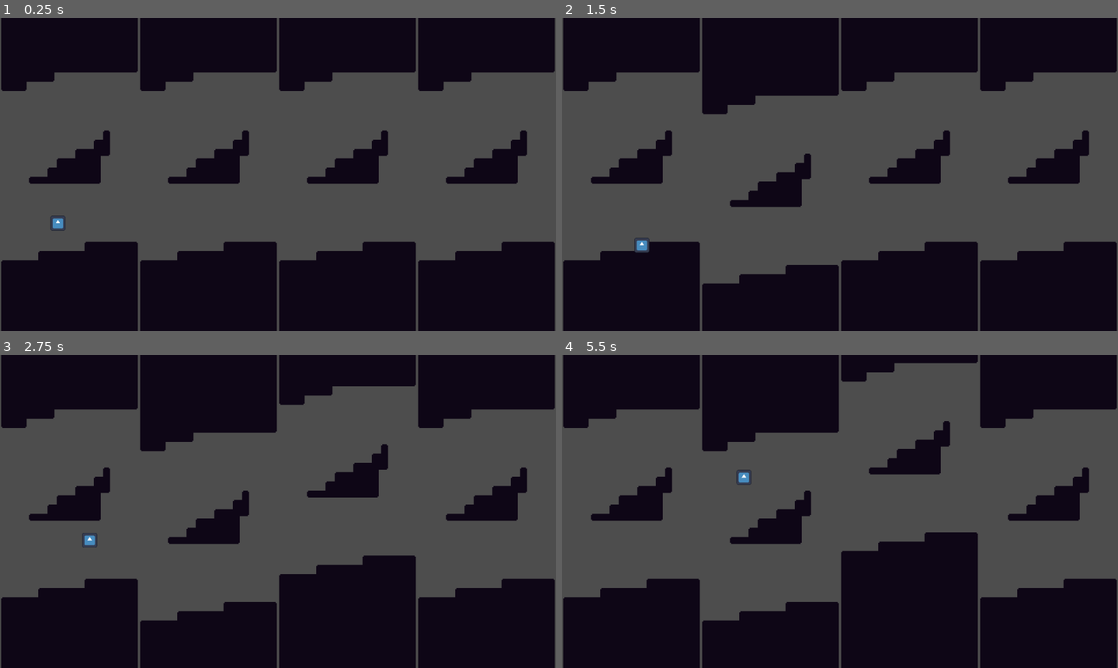
Above: before the commit, frames 1-4 (two rows, left to right).
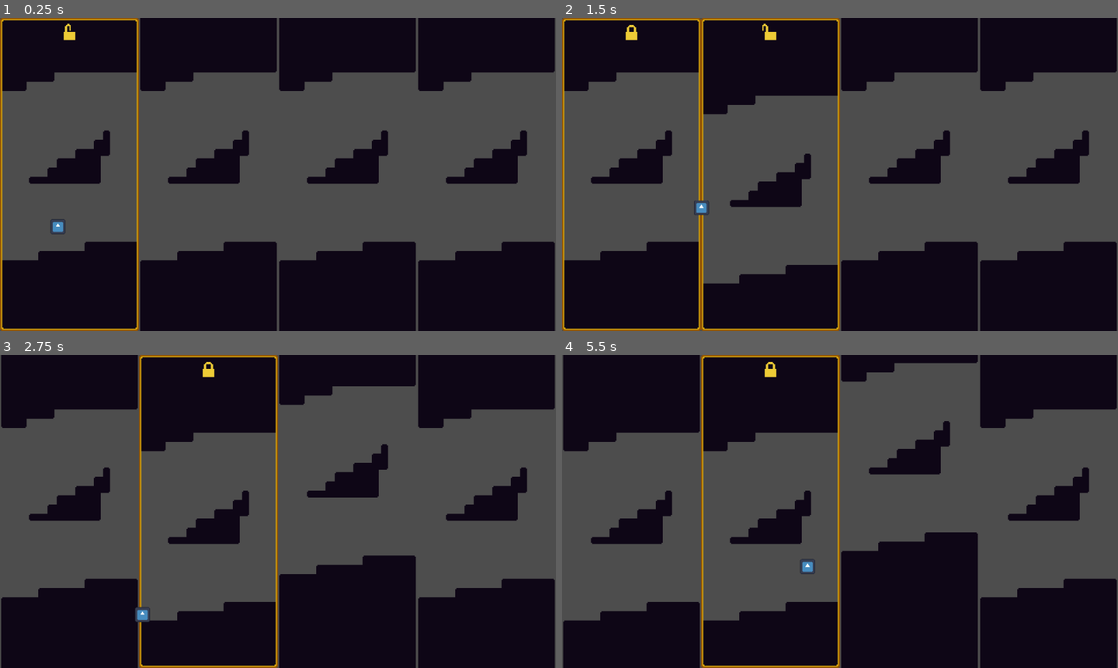
Above: after the commit, the same moments.

Repository: Cheatcode-to-Joy/Tody
Game: Godot game, scene res://scenes/levels/base_level.tscn
Same seed, same stepped clock (60 frames per second), same inputs: the game is played once before the commit and once after it. This scene is started directly instead of the project's main scene. The engine's default icon, where the game draws it, is replaced by a stand-in: a white triangle on a blue panel in a dark square.
Inputs (mouse positions are in pixels of both pictures, inside the frame that each line leads up to):
- Up to frame 1 (0.25 s): no input
- Up to frame 2 (1.5 s): move the mouse to (628, 174) at 0.52 s; hold D (move_right) from 0.53 s (still down); tap Mouse wheel down (scroll_down) at 0.6 s; click (628, 174) at 0.67 s; tap Space (jump) at 0.77 s; move the mouse to (773, 174) at 1.27 s; tap Mouse wheel up (scroll_up) at 1.35 s; click (773, 174) at 1.42 s
- Up to frame 3 (2.75 s): tap Space (jump) at 1.52 s; move the mouse to (344, 511) at 2.02 s; release D (move_right) at 2.03 s; hold A (move_left) from 2.03 s (still down); tap Mouse wheel down (scroll_down) at 2.1 s; click (344, 511) at 2.17 s
- Up to frame 4 (5.5 s): move the mouse to (1051, 511) at 2.77 s; release A (move_left) at 2.78 s; hold D (move_right) 2.78-4.28 s; tap Mouse wheel up (scroll_up) at 2.85, 4.35 s; click (1051, 511) at 2.92 s; tap Space (jump) at 3.02, 3.77, 4.52 s; move the mouse to (1006, 558) at 3.52 s; tap Mouse wheel down (scroll_down) at 3.6, 5.1 s; move the mouse to (673, 464) at 4.27 s; hold A (move_left) 4.28-5.03 s; move the mouse to (867, 511) at 5.02 s; hold D (move_right) from 5.03 s (still down); click (867, 511) at 5.17 s

The runs differ from the first frame. In frame 1, 1.6% of the frame differs, in the area x 0-25%, y 0-100%; in frame 2, 3.1%; in frame 3, 1.7%; in frame 4, 7.1%, in the area x 0-50%, y 0-100%.

Commit message:
locking visuals wip

Diff:
--- a/project.godot
+++ b/project.godot
@@ -20,6 +20,7 @@
 
 window/size/viewport_width=960
 window/size/viewport_height=540
+window/size/mode=3
 window/stretch/mode="viewport"
 window/stretch/scale_mode="integer"
 
--- a/scenes/levels/level_slice.gd
+++ b/scenes/levels/level_slice.gd
@@ -6,14 +6,17 @@
 @export var movable_space: Node2D
 var scroll_tween: Tween = null
 
+@export var lock_animator: AnimationPlayer
 var lock_enabled: bool = false
 
 func toggle_lock(new_enabled: bool) -> void:
 	if (lock_enabled && !new_enabled):
-		lock_enabled = false ## TODO: add animations here
+		lock_enabled = false
+		lock_animator.play("unlock")
 		return
 	if (!lock_enabled && new_enabled):
-		lock_enabled = true ## TODO: add animations here
+		lock_enabled = true
+		lock_animator.play("lock")
 		if scroll_tween: scroll_tween.kill()
 		return
 
--- a/scenes/levels/level_slice.tscn
+++ b/scenes/levels/level_slice.tscn
@@ -2,12 +2,113 @@
 
 [ext_resource type="TileSet" uid="uid://bcfmgx883d77o" path="res://resources/tile_sets/foreground_tile_set.tres" id="1_5f2gl"]
 [ext_resource type="Script" uid="uid://bgv08t3tjgs5s" path="res://scenes/levels/level_slice.gd" id="1_bt8eo"]
+[ext_resource type="Texture2D" uid="uid://csrrpkul5b6y" path="res://assets/user_interface/game_hud/game_hud.png" id="3_savel"]
 
 [sub_resource type="RectangleShape2D" id="RectangleShape2D_bt8eo"]
 
-[node name="LevelSlice" type="Node2D" unique_id=328838689 node_paths=PackedStringArray("movable_space")]
+[sub_resource type="AtlasTexture" id="AtlasTexture_6qann"]
+atlas = ExtResource("3_savel")
+region = Rect2(0, 32, 32, 32)
+
+[sub_resource type="AtlasTexture" id="AtlasTexture_g5mvq"]
+resource_local_to_scene = true
+atlas = ExtResource("3_savel")
+region = Rect2(0, 0, 32, 32)
+
+[sub_resource type="Animation" id="Animation_savel"]
+length = 0.001
+tracks/0/type = "value"
+tracks/0/imported = false
+tracks/0/enabled = true
+tracks/0/path = NodePath("LockBorder:modulate")
+tracks/0/interp = 1
+tracks/0/loop_wrap = true
+tracks/0/keys = {
+"times": PackedFloat32Array(0),
+"transitions": PackedFloat32Array(1),
+"update": 0,
+"values": [Color(1, 1, 1, 0)]
+}
+tracks/1/type = "value"
+tracks/1/imported = false
+tracks/1/enabled = true
+tracks/1/path = NodePath("LockBorder/LockIcon:texture:region")
+tracks/1/interp = 1
+tracks/1/loop_wrap = true
+tracks/1/keys = {
+"times": PackedFloat32Array(0),
+"transitions": PackedFloat32Array(1),
+"update": 0,
+"values": [Rect2(0, 0, 32, 32)]
+}
+
+[sub_resource type="Animation" id="Animation_6qann"]
+resource_name = "lock"
+length = 0.39999999999999997
+tracks/0/type = "value"
+tracks/0/imported = false
+tracks/0/enabled = true
+tracks/0/path = NodePath("LockBorder:modulate")
+tracks/0/interp = 1
+tracks/0/loop_wrap = true
+tracks/0/keys = {
+"times": PackedFloat32Array(0),
+"transitions": PackedFloat32Array(1),
+"update": 0,
+"values": [Color(1, 1, 1, 1)]
+}
+tracks/1/type = "value"
+tracks/1/imported = false
+tracks/1/enabled = true
+tracks/1/path = NodePath("LockBorder/LockIcon:texture:region")
+tracks/1/interp = 1
+tracks/1/loop_wrap = true
+tracks/1/keys = {
+"times": PackedFloat32Array(0, 0.08, 0.16, 0.24, 0.32, 0.4),
+"transitions": PackedFloat32Array(1, 1, 1, 1, 1, 1),
+"update": 1,
+"values": [Rect2(160, 0, 32, 32), Rect2(128, 0, 32, 32), Rect2(96, 0, 32, 32), Rect2(64, 0, 32, 32), Rect2(32, 0, 32, 32), Rect2(0, 0, 32, 32)]
+}
+
+[sub_resource type="Animation" id="Animation_g5mvq"]
+resource_name = "unlock"
+length = 0.39999999999999997
+tracks/0/type = "value"
+tracks/0/imported = false
+tracks/0/enabled = true
+tracks/0/path = NodePath("LockBorder:modulate")
+tracks/0/interp = 1
+tracks/0/loop_wrap = true
+tracks/0/keys = {
+"times": PackedFloat32Array(0.4),
+"transitions": PackedFloat32Array(1),
+"update": 0,
+"values": [Color(1, 1, 1, 0)]
+}
+tracks/1/type = "value"
+tracks/1/imported = false
+tracks/1/enabled = true
+tracks/1/path = NodePath("LockBorder/LockIcon:texture:region")
+tracks/1/interp = 1
+tracks/1/loop_wrap = true
+tracks/1/keys = {
+"times": PackedFloat32Array(0, 0.08, 0.16, 0.24, 0.32, 0.4),
+"transitions": PackedFloat32Array(1, 1, 1, 1, 1, 1),
+"update": 1,
+"values": [Rect2(0, 0, 32, 32), Rect2(32, 0, 32, 32), Rect2(64, 0, 32, 32), Rect2(96, 0, 32, 32), Rect2(128, 0, 32, 32), Rect2(160, 0, 32, 32)]
+}
+
+[sub_resource type="AnimationLibrary" id="AnimationLibrary_g5mvq"]
+_data = {
+&"RESET": SubResource("Animation_savel"),
+&"lock": SubResource("Animation_6qann"),
+&"unlock": SubResource("Animation_g5mvq")
+}
+
+[node name="LevelSlice" type="Node2D" unique_id=328838689 node_paths=PackedStringArray("movable_space", "lock_animator")]
 script = ExtResource("1_bt8eo")
 movable_space = NodePath("MovableSpace")
+lock_animator = NodePath("LockAnimator")
 
 [node name="MovableSpace" type="Node2D" parent="." unique_id=1444613658]
 
@@ -27,6 +128,28 @@
 [node name="SliceShape" type="CollisionShape2D" parent="SliceArea" unique_id=2141917400]
 shape = SubResource("RectangleShape2D_bt8eo")
 
+[node name="LockBorder" type="NinePatchRect" parent="." unique_id=150059450]
+modulate = Color(1, 1, 1, 0)
+offset_right = 240.0
+offset_bottom = 540.0
+texture = SubResource("AtlasTexture_6qann")
+patch_margin_left = 16
+patch_margin_top = 16
+patch_margin_right = 16
+patch_margin_bottom = 16
+
+[node name="LockIcon" type="TextureRect" parent="LockBorder" unique_id=430459456]
+layout_mode = 0
+offset_left = 104.0
+offset_top = 8.0
+offset_right = 136.0
+offset_bottom = 40.0
+texture = SubResource("AtlasTexture_g5mvq")
+stretch_mode = 5
+
+[node name="LockAnimator" type="AnimationPlayer" parent="." unique_id=636145478]
+libraries/ = SubResource("AnimationLibrary_g5mvq")
+
 [connection signal="body_entered" from="SliceArea" to="." method="_on_slice_area_body_entered"]
 [connection signal="body_exited" from="SliceArea" to="." method="_on_slice_area_body_exited"]
 [connection signal="input_event" from="SliceArea" to="." method="_on_slice_area_input_event"]
--- a/scenes/player/player_character.gd
+++ b/scenes/player/player_character.gd
@@ -1,11 +1,11 @@
 extends CharacterBody2D
 
-const RUN_SPEED = 100.0
+const RUN_SPEED = 10000.0
 const JUMP_STRENGTH = 200.0
-const GRAVITY_STRENGTH = 120.0
+const GRAVITY_STRENGTH = 300.0
 
 func _physics_process(delta: float) -> void:
-	velocity.x += (Input.get_action_strength("move_right") - Input.get_action_strength("move_left")) * delta * RUN_SPEED
+	velocity.x = (Input.get_action_strength("move_right") - Input.get_action_strength("move_left")) * delta * RUN_SPEED
 
 	if Input.is_action_just_pressed("jump") && is_on_floor() : velocity.y -= JUMP_STRENGTH
 	velocity.y += GRAVITY_STRENGTH * delta
Binary file added: assets/user_interface/game_hud/game_hud.ase
Binary file added: assets/user_interface/game_hud/game_hud.png
Not shown, added: assets/user_interface/game_hud/game_hud.png.import
